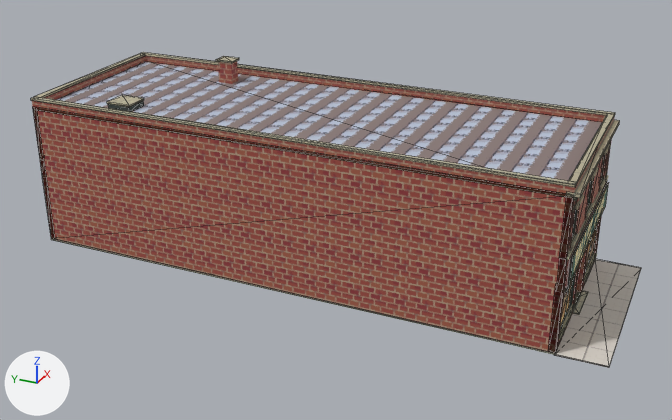
The glTF model prototypes/five-and-dime/marlow-2000.glb, before and after one commit.
Before and after are seen from a 50 mm camera at (-40.9, -5.5, 23.1) aimed at (-0.5, 12.7, 2.9). Arrows for +X, +Y and +Z are at lower left; the lights stay in place. The picture after the commit comes second. Mesh edges are drawn as thin lines on the coarser meshes. Objects named as collision shapes, trigger or cutter boxes, shadow casters or lower levels of detail are left out. Where no turn or scale is listed for an object, it has been applied to the vertices. Vertices at exactly the same position are counted once.

Objects in the first picture: 'Shared street sidewalk', 'building_shell__01', 'building_shell__03', 'building_shell__04', 'roof_and_parapet__00', 'roof_and_parapet__01', 'roof_and_parapet__02', 'roof_and_parapet__03', 'sign_name' and 4 more.
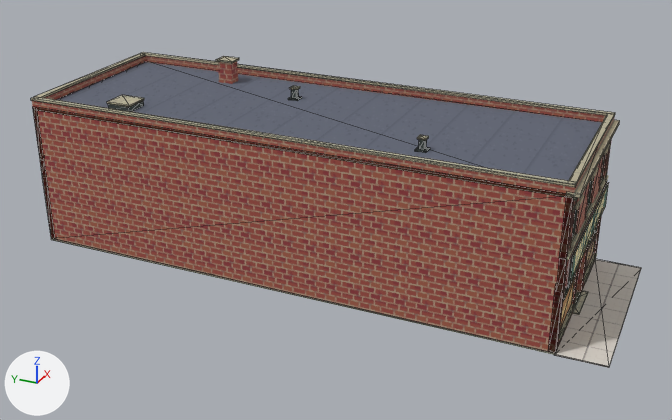
Patch to the scene script:
```diff
--- a/prototypes/five-and-dime/marlow-2000.glb.py
+++ b/prototypes/five-and-dime/marlow-2000.glb.py
@@ img_membrane @@
+img_membrane = load_image('membrane', '_unpacked/membrane', 128, 128, 'sRGB')
@@ mat_roof_built_up @@
 mat_roof_built_up = principled_material('roof_built_up')
-mat_roof_built_up.texture = img_tar
+mat_roof_built_up.texture = img_membrane
 mat_roof_built_up.roughness = 0.96
@@ me_chimney_coping @@
 # used by ob_roof_and_parapet__01; location = (0.0, 0.0, 0.0)
-me_chimney_coping.from_pydata(...)  # 64 vertices, 96 faces; spans x -5.0..5.0, y -0.3..28.0, z 7.5..9.1
+me_chimney_coping.from_pydata(...)  # 80 vertices, 120 faces; spans x -5.0..5.0, y -0.3..28.0, z 7.5..9.1
+# me_chimney_coping part 1: a new loose piece, a box spanning x -2.81..-2.39, y 7.17..7.59, z 8.32..8.39, in mat_wall_limestone (picture img_limestone)
+# other edits to the shape of me_chimney_coping do not show in these pictures
 me_chimney_coping.materials.append(mat_wall_limestone)
@@ me_continuous_roof_deck @@
 me_continuous_roof_deck.from_pydata(...)  # 8 vertices, 12 faces; spans x -4.9..4.9, y 0.1..27.9, z 7.6..7.8
 # used by ob_roof_and_parapet__02; location = (0.0, 0.0, 0.0)
+# me_continuous_roof_deck part 2: texture (UV) coordinates of 12 of 12 faces, centred in x -4.9..4.9, y 0.1..27.9, z 7.6..7.8, changed; they spanned u -22.5..22.5, v 0.06..22.5 and now span u -5.63..5.63, v 0.02..5.63
 me_continuous_roof_deck.materials.append(mat_roof_built_up)
@@ me_rear_roof_scuttle @@
 # used by ob_roof_and_parapet__03; location = (0.0, 0.0, 0.0)
-me_rear_roof_scuttle.from_pydata(...)  # 8 vertices, 12 faces; spans x -3.64..-2.37, y 22.89..24.18, z 7.75..8.05
+me_rear_roof_scuttle.from_pydata(...)  # 40 vertices, 60 faces; spans x -3.64..2.16, y 7.11..24.18, z 7.75..8.32
+# me_rear_roof_scuttle part 3: a new loose piece, a box spanning x -2.88..-2.32, y 7.11..7.65, z 7.75..7.815, in mat_detail_frames (picture img_iron)
+# me_rear_roof_scuttle part 4: a new loose piece, a box spanning x -2.74..-2.46, y 7.24..7.52, z 7.815..8.32, in mat_detail_frames (picture img_iron)
+# me_rear_roof_scuttle part 5: a new loose piece, a box spanning x 1.74..2.02, y 16.02..16.3, z 7.815..8.32, in mat_detail_frames (picture img_iron)
+# other edits to the shape of me_rear_roof_scuttle do not show in these pictures
 me_rear_roof_scuttle.materials.append(mat_detail_frames)
```

Boxes [x1, y1, x2, y2] around the edits, measured in the pictures (672 x 420 px):
'roof_and_parapet__02', surface changed (darker)
    both: [56, 62, 602, 181]
'roof_and_parapet__03', reshaped
    before: [108, 101, 144, 112]
    after: [108, 89, 430, 153]
part 1 of me_chimney_coping, added
    after: [417, 135, 429, 140]
part 3 of me_rear_roof_scuttle, added
    after: [415, 146, 430, 153]
part 4 of me_rear_roof_scuttle, added
    after: [419, 140, 427, 150]
part 5 of me_rear_roof_scuttle, added
    after: [291, 89, 298, 99]
